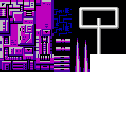
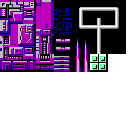
Comparing the layer stacks of the two w=128, h=128 images. Changes:
painted on "Sprites" over [91, 55, 107, 71]
painted on "Extent" over [90, 54, 108, 72]
